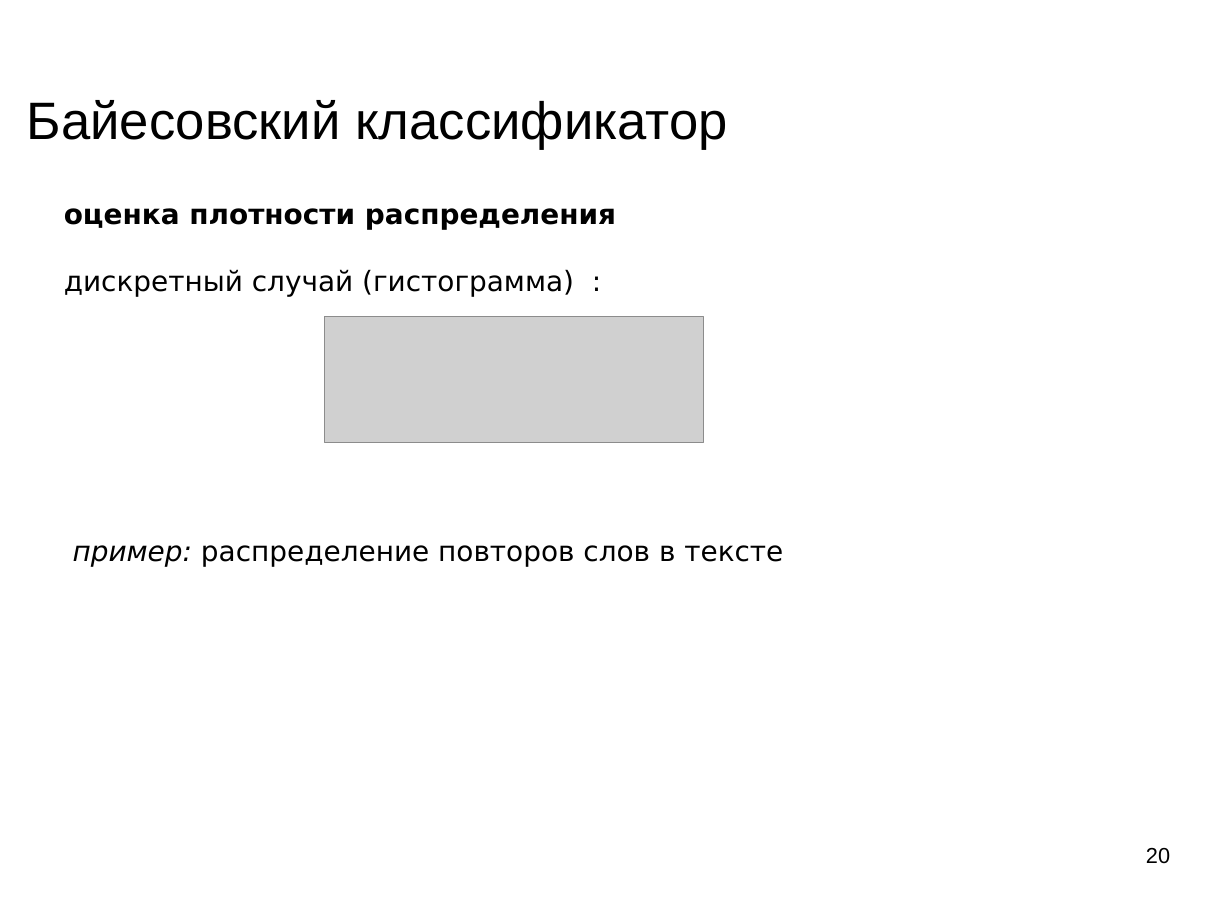
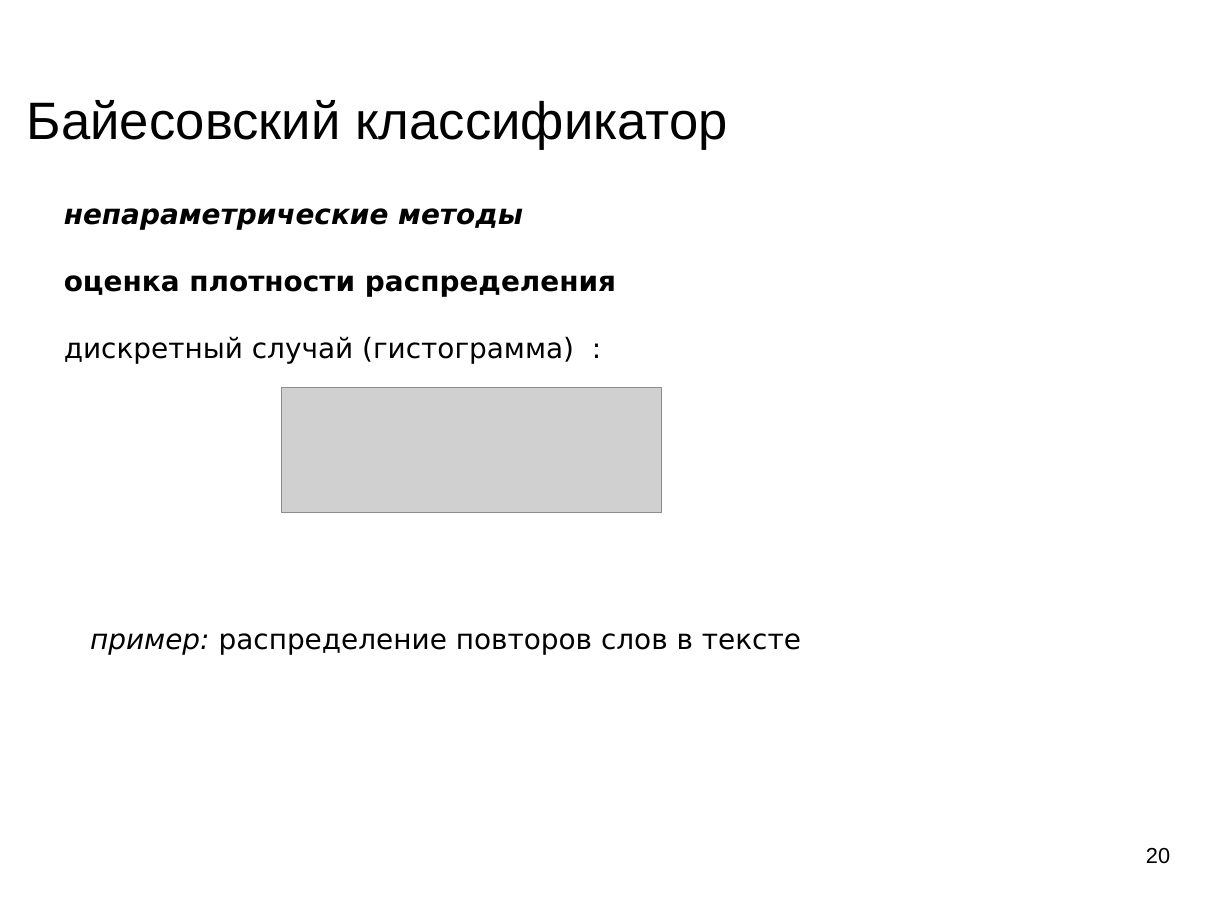
Before and after one commit to mechanoid5/ml_lectorium_legacy, a slide deck: slide 20 of 04-bayes.odp. Drawn at 1232x924 pixels with LibreOffice and Linux fonts; fonts in the diff are those of the drawing; grey boxes stand for pictures; background and template pictures are left out. Boxes give left, top, right and bottom in pixels: in the first picture for what was removed or moved away, otherwise in the second. Text is boxed around its words. In the diff, an @@ line names an element or a change of style, - is before the commit and + after.

```diff
--- a/04-bayes.odp
+++ b/04-bayes.odp
@@ text at <box>64,208,523,229</box>: paragraph added @@
+непараметрические методы
@@ picture: place and size @@
-picture at <box>324,316,704,442</box>
+picture at <box>282,387,662,512</box>
@@ text "пример: распределение повторов слов в ...": place and size @@
-text "пример: распределение повторов слов в ..." at <box>73,545,783,567</box>
+text "пример: распределение повторов слов в ..." at <box>90,633,801,654</box>
```
Also in this commit, not shown: 10 other slides changed, 8 slides added, 2 slides removed, 5 other files.
